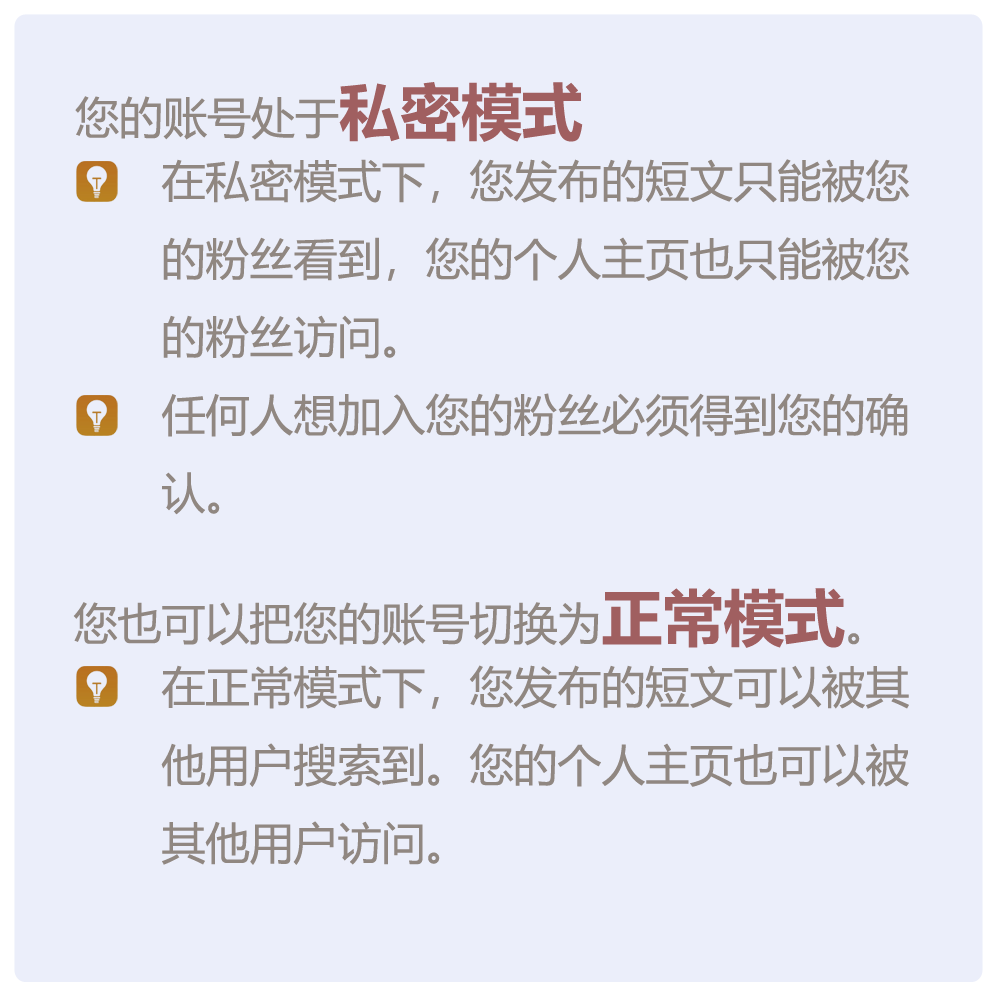
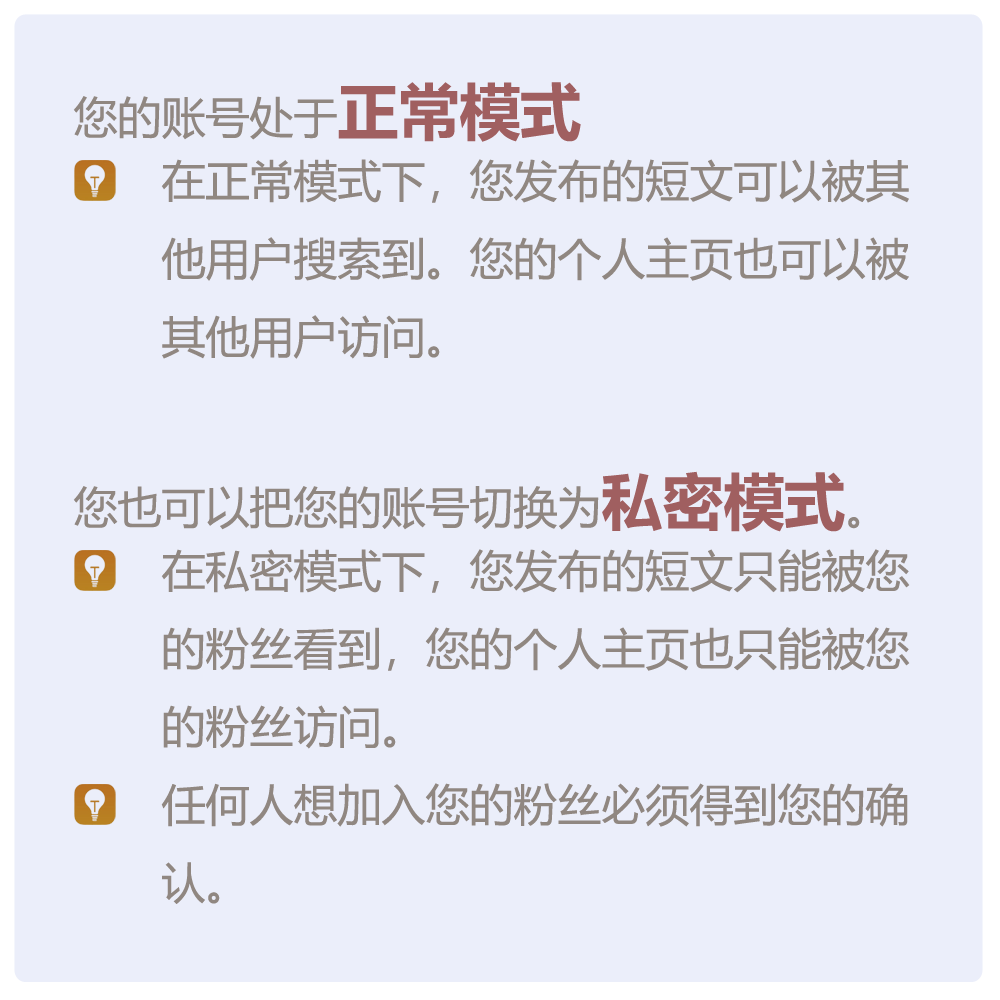
Layers edited between the first and the second 1000×1000 image:
added layer "图层 5" above "您的账号处于正常模式 ◼◼在正常模式下，您发布的短文可以被其 ◼◼他用户搜索到。您的个人主页也可以被 ◼◼其他用户访问。 您" over [74, 160, 116, 825]
added layer "您的账号处于正常模式 ◼◼在正常模式下，您发布的短文可以被其 ◼◼他用户搜索到。您的个人主页也可以被 ◼◼其他用户访问。 您" above "图层 4" over [73, 82, 910, 904]
hid "图层 4" over [76, 161, 118, 707]
hid "您的账号处于私密模式 ◼◼在私密模式下，您发布的短文只能被您 ◼◼的粉丝看到，您的个人主页也只能被您 ◼◼的粉丝访问。 ◼◼任" over [73, 82, 910, 865]
